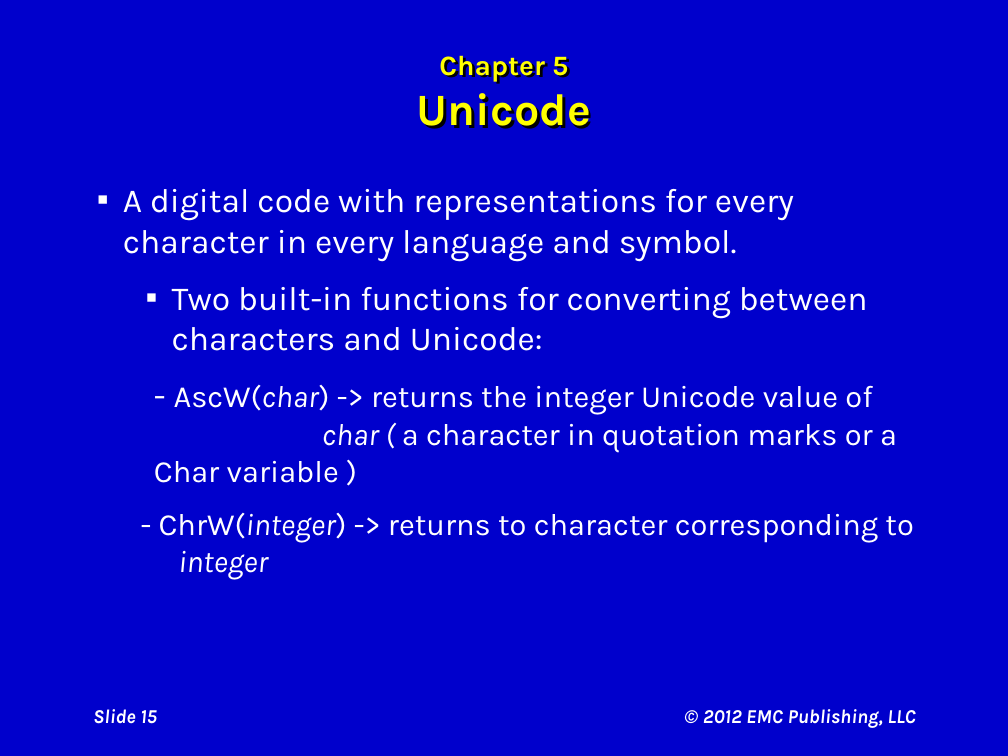
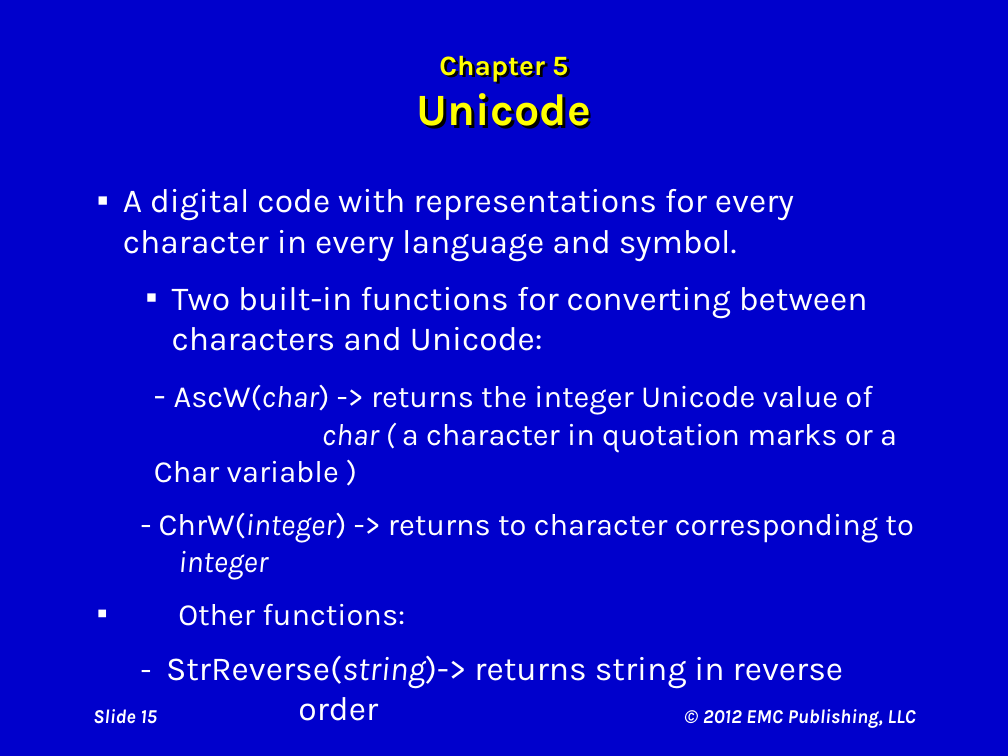
Before and after one commit to rvolyar/MHSCompSci, a slide deck: slide 15 of assets/courses/compsci1/Cosma/Ch05 Visual Aids.pptx. Drawn at 1008x756 pixels with LibreOffice and Linux fonts; fonts in the diff are those of the drawing. Boxes give left, top, right and bottom in pixels: in the first picture for what was removed or moved away, otherwise in the second. Text is boxed around its words. In the diff, an @@ line names an element or a change of style, - is before the commit and + after.

```diff
--- a/assets/courses/compsci1/Cosma/Ch05 Visual Aids.pptx
+++ b/assets/courses/compsci1/Cosma/Ch05 Visual Aids.pptx
@@ text at [166, 603, 844, 721]: paragraphs added @@
+▪ Other functions:
+- StrReverse(string)-> returns string in reverse order
```
Also in this commit, not shown: 2 other slides changed, 7 other files.
